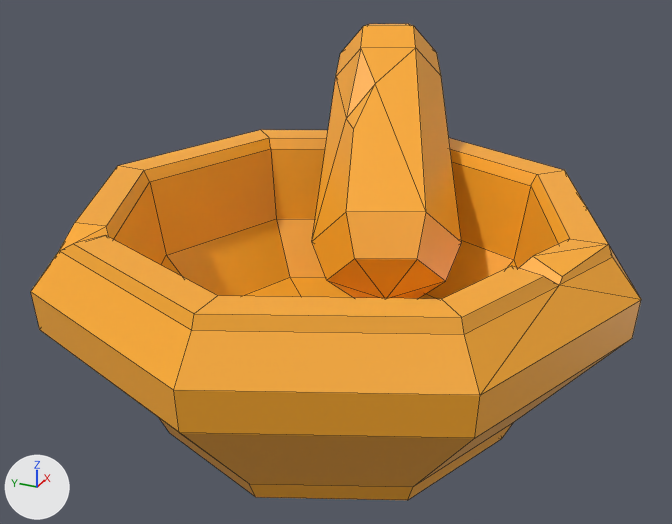
The FBX model Assets/Models/GH/polyperfect/mortar-stone-empty.fbx, before and after one commit.
The view is the same before and after, from a 50 mm lens placed at (-0.338, -0.152, 0.239), pointed at (-0.003, -0.001, 0.072). Lighting does not change. The marker at lower left points along +X, +Y and +Z. Mesh edges are drawn as thin lines. Where no turn or scale is listed for an object, it has been applied to the vertices.

In view in the first picture: 'mortar-stone-empty'.
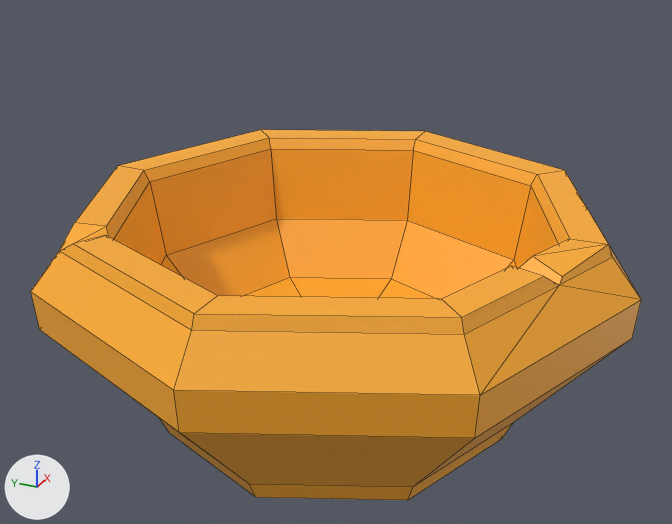
Where the newer file only moved an object's origin or applied its transform, the numbers keep the older frame.

Where the change shows, as pixel boxes [x1, y1, x2, y2] in the pictures (672 x 524 px):
'mortar-stone-empty', reshaped (22% shorter): before [31, 24, 641, 500]; after [31, 130, 641, 500]
part 1 of me_mortar_stone_empty, deleted (orange): before [312, 24, 462, 299]

What the commit changed:
me_mortar_stone_empty has 124 vertices, 142 faces and spans x -0.128..0.128, y -0.128..0.128, z 0.0..0.156.
me_mortar_stone_empty is used by ob_mortar_stone_empty; location (0.0, 0.0, 0.0).
me_mortar_stone_empty part 1: the loose piece of 34 vertices spanning x -0.003..0.122, y -0.044..0.041, z 0.04..0.156 is deleted.
